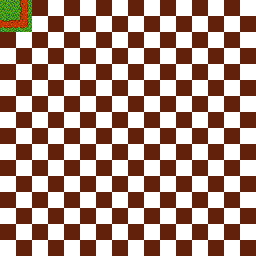
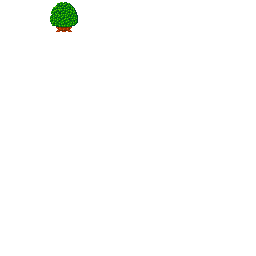
The second 256 x 256 image is a revision of the first. Changes to its layers:
added layer "Pasted Layer copy" above "Pasted Layer" over [50, 2, 78, 32]
hid "Background", painted on it over [0, 0, 256, 256]
